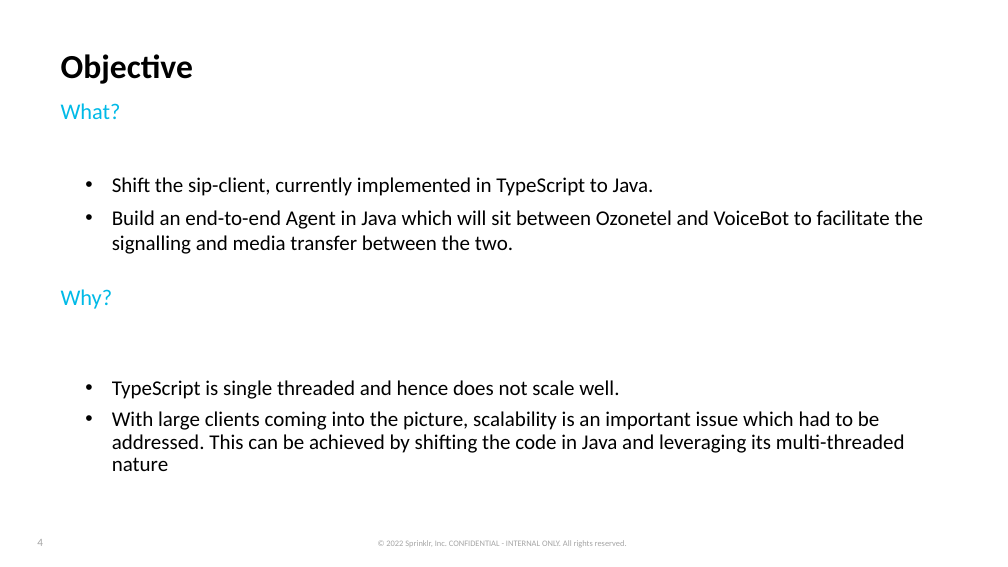
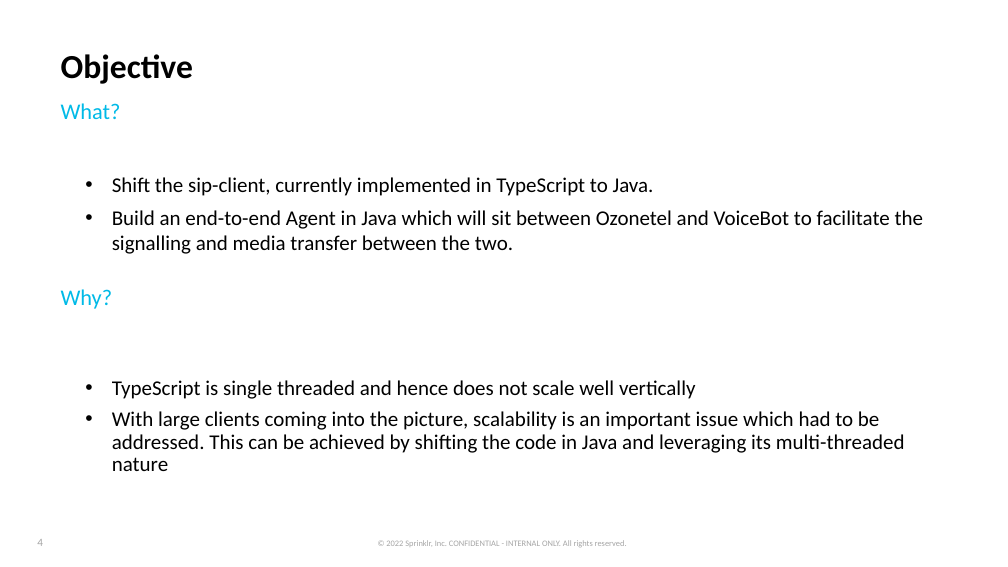
Before and after one commit to SouradeepBera/Sip4J, a slide deck: slide 4 of ppt/Souradeep Bera Intern Presentation.pptx. Drawn at 1008x567 pixels with LibreOffice and Linux fonts; fonts in the diff are those of the drawing; background and template pictures are left out. Boxes give left, top, right and bottom in pixels: in the first picture for what was removed or moved away, otherwise in the second. Text is boxed around its words. In the diff, an @@ line names an element or a change of style, - is before the commit and + after.

Commit message:
adding latest ppt

```diff
--- a/ppt/Souradeep Bera Intern Presentation.pptx
+++ b/ppt/Souradeep Bera Intern Presentation.pptx
@@ text at [112, 380, 696, 399]: text changed @@
-  • TypeScript is single threaded and hence does not scale well.
+  • TypeScript is single threaded and hence does not scale well vertically
```
Also in this commit, not shown: 1 other slide changed.
